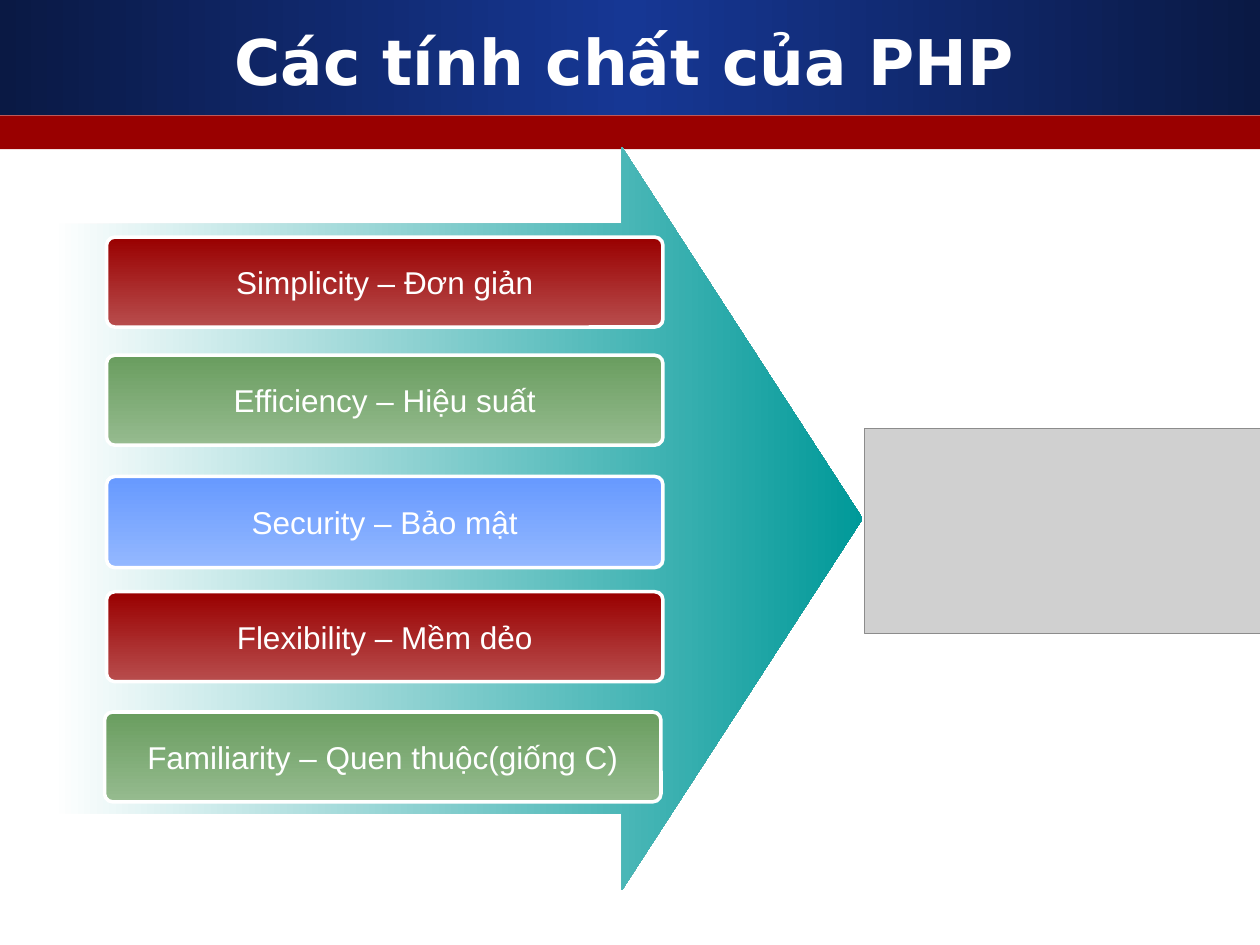
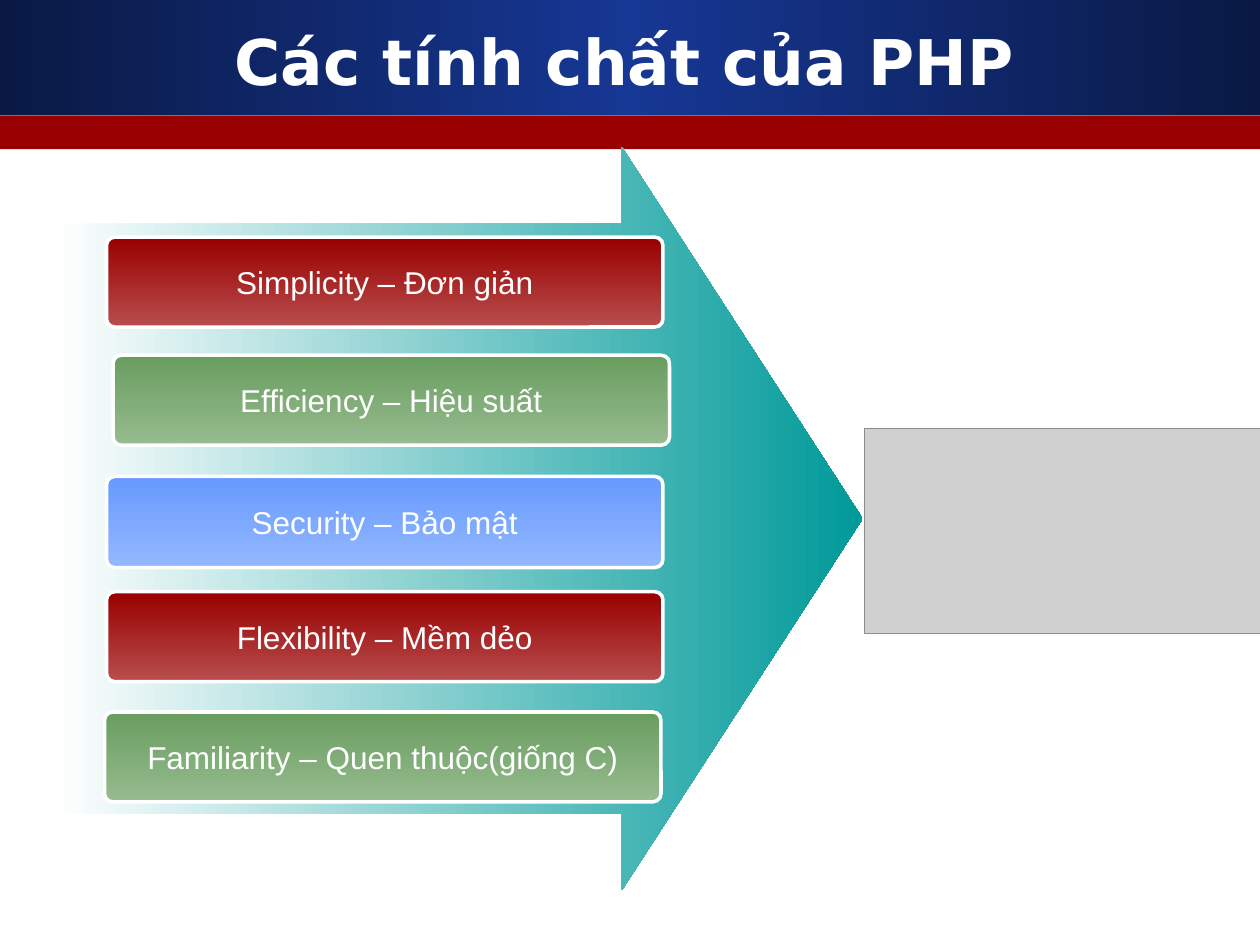
Before and after one commit to melng124/php39_devpro, a slide deck: slide 5 of Day10_PHP_Setup_Enviroment/Slides/2_Tong_quan_PHP.ppt. Drawn at 1260x945 pixels with LibreOffice and Linux fonts; fonts in the diff are those of the drawing; grey boxes stand for pictures. Boxes give left, top, right and bottom in pixels: in the first picture for what was removed or moved away, otherwise in the second. Text is boxed around its words. In the diff, an @@ line names an element or a change of style, - is before the commit and + after.

```diff
--- a/Day10_PHP_Setup_Enviroment/Slides/2_Tong_quan_PHP.ppt
+++ b/Day10_PHP_Setup_Enviroment/Slides/2_Tong_quan_PHP.ppt
@@ rounded rectangle "Efficiency – Hiệu suất": place and size @@
-rounded rectangle "Efficiency – Hiệu suất" at (107,355,664,445)
+rounded rectangle "Efficiency – Hiệu suất" at (113,355,670,445)
```
Also in this commit, not shown: 1 other slide changed, 5 other files.
